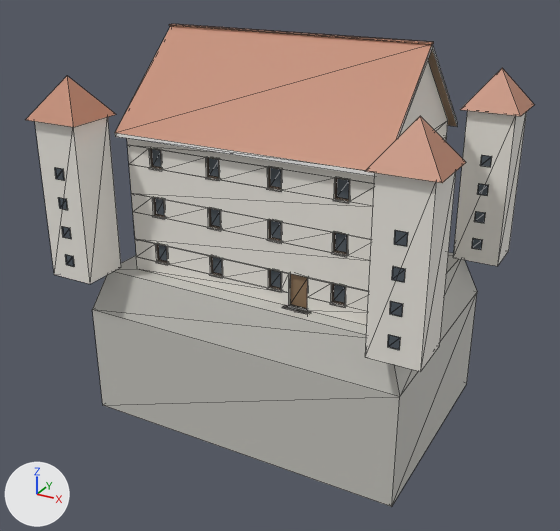
The glTF model app/assets/models/buildings/nordic_castle_3_m.glb: old version first, new version second.
Camera for both pictures: a camera (50 mm lens) standing at (23.8, -44.6, 24.9) and looking at (-0.1, -1.2, 3.2). Arrows for +X, +Y and +Z are at lower left; the lights stay in place. The picture after the commit comes second. Mesh edges are drawn as thin lines. Vertices at exactly the same position are counted once.

The first picture shows 'nordic_castle_3_m'.
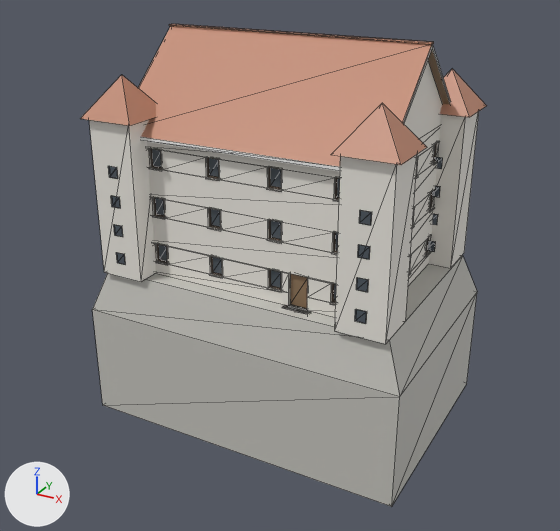
Patch to the scene script:
```diff
--- a/app/assets/models/buildings/nordic_castle_3_m.glb.py
+++ b/app/assets/models/buildings/nordic_castle_3_m.glb.py
@@ me_nordic_castle_3_m @@
 # used by ob_nordic_castle_3_m; location = (0.0, 0.0, 0.0)
-me_nordic_castle_3_m.from_pydata(...)  # 1360 vertices, 1660 faces; spans x -13.5..13.5, y -10.0..10.0, z -8.0..18.7
+me_nordic_castle_3_m.from_pydata(...)  # 1360 vertices, 1660 faces; spans x -11.5..11.5, y -8.1..8.1, z -8.0..18.7
+# me_nordic_castle_3_m part 1: the loose piece of 8 vertices spanning x -11.8..-11.2, y -9.6, z 4.0..4.8 is moved by (2.8, 1.9, 0.0)
+# me_nordic_castle_3_m part 2: the loose piece of 8 vertices spanning x -11.8..-11.2, y -9.6, z 6.0..6.8 is moved by (2.8, 1.9, 0.0)
+# me_nordic_castle_3_m part 3: the loose piece of 8 vertices spanning x -11.8..-11.2, y -9.6, z 8.0..8.8 is moved by (2.8, 1.9, 0.0)
+# me_nordic_castle_3_m part 4: the loose piece of 8 vertices spanning x -11.8..-11.2, y -9.6, z 10.0..10.8 is moved by (2.8, 1.9, 0.0)
+# me_nordic_castle_3_m part 5: the loose piece of 8 vertices spanning x 11.2..11.8, y -9.6, z 4.0..4.8 is moved by (-2.8, 1.9, 0.0)
+# me_nordic_castle_3_m part 6: the loose piece of 8 vertices spanning x 11.2..11.8, y -9.6, z 6.0..6.8 is moved by (-2.8, 1.9, 0.0)
+# me_nordic_castle_3_m part 7: the loose piece of 8 vertices spanning x 11.2..11.8, y -9.6, z 8.0..8.8 is moved by (-2.8, 1.9, 0.0)
+# me_nordic_castle_3_m part 8: the loose piece of 8 vertices spanning x 11.2..11.8, y -9.6, z 10.0..10.8 is moved by (-2.8, 1.9, 0.0)
+# me_nordic_castle_3_m part 9: the loose piece of 8 vertices spanning x 11.2..11.8, y 6.4, z 4.0..4.8 is moved by (-2.8, -1.9, 0.0)
+# me_nordic_castle_3_m part 10: the loose piece of 8 vertices spanning x 11.2..11.8, y 6.4, z 6.0..6.8 is moved by (-2.8, -1.9, 0.0)
+# me_nordic_castle_3_m part 11: the loose piece of 8 vertices spanning x 11.2..11.8, y 6.4, z 8.0..8.8 is moved by (-2.8, -1.9, 0.0)
+# me_nordic_castle_3_m part 12: the loose piece of 8 vertices spanning x 11.2..11.8, y 6.4, z 10.0..10.8 is moved by (-2.8, -1.9, 0.0)
+# me_nordic_castle_3_m part 13: the loose piece of 8 vertices spanning x -13.1..-9.9, y -9.6..-6.4, z 3.0..13.7 is moved by (2.8, 1.9, 0.0)
+# me_nordic_castle_3_m part 14: the loose piece of 8 vertices spanning x 9.9..13.1, y -9.6..-6.4, z 3.0..13.7 is moved by (-2.8, 1.9, 0.0)
+# me_nordic_castle_3_m part 15: the loose piece of 8 vertices spanning x 9.9..13.1, y 6.4..9.6, z 3.0..13.7 is moved by (-2.8, -1.9, 0.0)
+# me_nordic_castle_3_m part 16: the loose piece of 5 vertices spanning x -13.5..-9.5, y -10.0..-6.0, z 13.7..16.3 is moved by (2.8, 1.9, 0.0)
+# me_nordic_castle_3_m part 17: the loose piece of 5 vertices spanning x 9.5..13.5, y -10.0..-6.0, z 13.7..16.3 is moved by (-2.8, 1.9, 0.0)
+# me_nordic_castle_3_m part 18: the loose piece of 5 vertices spanning x 9.5..13.5, y 6.0..10.0, z 13.7..16.3 is moved by (-2.8, -1.9, 0.0)
+# other edits to the shape of me_nordic_castle_3_m do not show in these pictures
 me_nordic_castle_3_m.materials.append(mat_castle_stone)
```

What differs and where, as boxes [x1, y1, x2, y2] in the pictures (560 x 531 px; the box of a moved part takes in the faces that stretch with it):
'nordic_castle_3_m', reshaped (20% narrower): before [26, 24, 534, 507]; after [80, 24, 486, 507]
part 1 of me_nordic_castle_3_m, moved or reshaped: before [65, 254, 74, 267]; after [116, 252, 125, 265]
part 2 of me_nordic_castle_3_m, moved or reshaped: before [62, 226, 71, 239]; after [114, 225, 123, 237]
part 3 of me_nordic_castle_3_m, moved or reshaped: before [58, 197, 68, 210]; after [111, 196, 120, 208]
part 4 of me_nordic_castle_3_m, moved or reshaped: before [55, 168, 64, 180]; after [108, 166, 118, 179]
part 5 of me_nordic_castle_3_m, moved or reshaped: before [388, 335, 400, 350]; after [355, 309, 367, 324]
part 6 of me_nordic_castle_3_m, moved or reshaped: before [390, 301, 403, 317]; after [356, 277, 368, 292]
part 7 of me_nordic_castle_3_m, moved or reshaped: before [392, 266, 405, 282]; after [358, 244, 370, 259]
part 8 of me_nordic_castle_3_m, moved or reshaped: before [394, 230, 408, 246]; after [359, 210, 372, 225]
part 9 of me_nordic_castle_3_m, moved or reshaped: before [472, 238, 482, 250]; after [427, 240, 435, 252]
part 10 of me_nordic_castle_3_m, moved or reshaped: before [474, 211, 485, 223]; after [432, 214, 438, 225]
part 11 of me_nordic_castle_3_m, moved or reshaped: before [477, 184, 489, 196]; after [432, 186, 440, 197]
part 12 of me_nordic_castle_3_m, moved or reshaped: before [480, 155, 492, 167]; after [435, 157, 443, 169]
part 13 of me_nordic_castle_3_m, moved or reshaped: before [35, 117, 121, 284]; after [89, 119, 156, 282]
part 14 of me_nordic_castle_3_m, moved or reshaped: before [365, 172, 456, 372]; after [335, 154, 418, 344]
part 15 of me_nordic_castle_3_m, moved or reshaped: before [453, 111, 527, 266]; after [427, 111, 479, 268]
part 16 of me_nordic_castle_3_m, moved or reshaped: before [26, 76, 116, 127]; after [80, 75, 156, 126]
part 17 of me_nordic_castle_3_m, moved or reshaped: before [365, 116, 466, 183]; after [331, 103, 427, 165]
part 18 of me_nordic_castle_3_m, moved or reshaped: before [460, 68, 534, 116]; after [440, 69, 486, 117]
